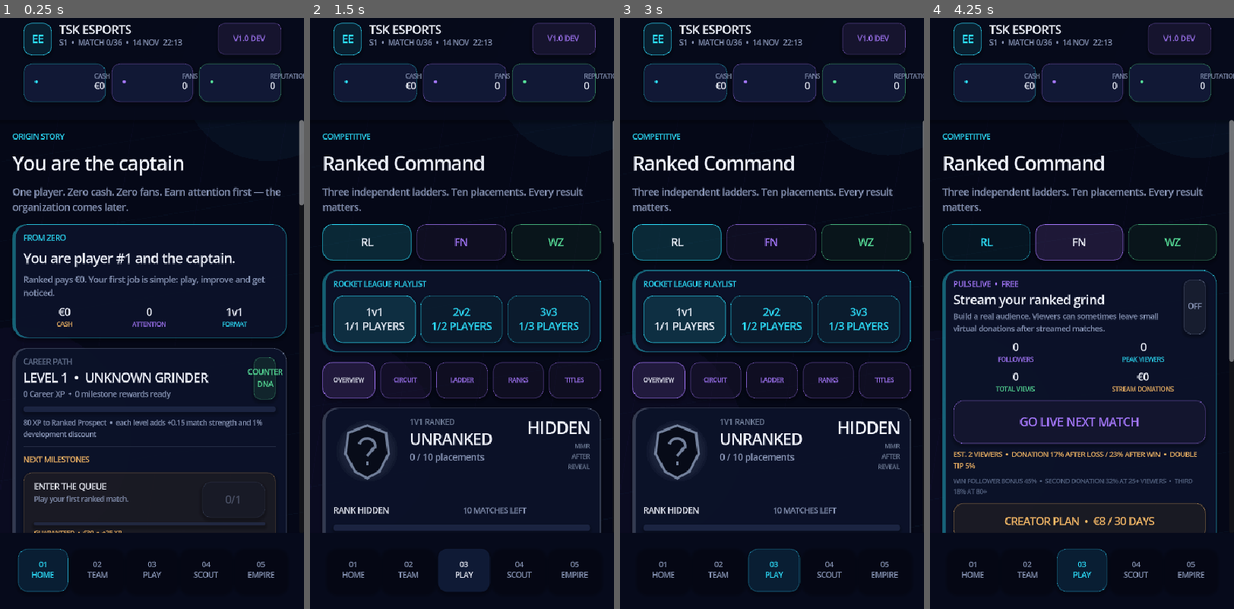
Above: before the commit, frames 1-4 (left to right).
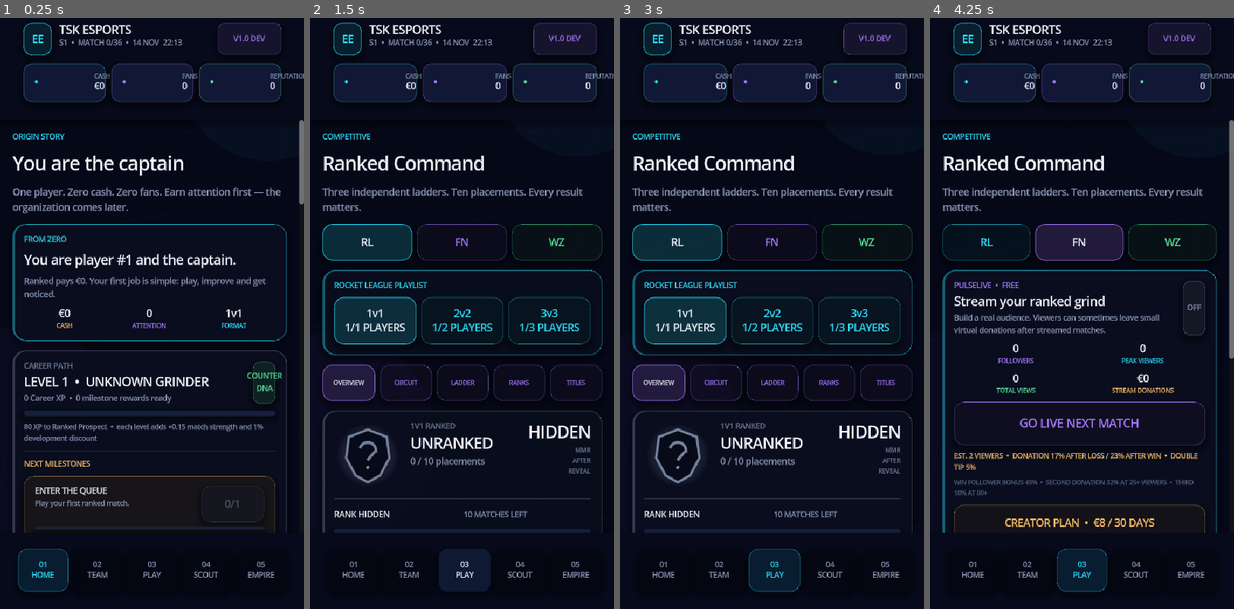
Above: after the commit, the same moments.

Repository: JasonTSKowner/E-Sport-Empire
Game: Godot game, scene res://scenes/Main.tscn
Two runs of this game, one before a commit and one after it. Both use one fixed random seed, a clock stepped at 60 frames per second and the inputs below.
Inputs:
- Up to frame 1 (0.25 s): no input
- Up to frame 2 (1.5 s): click "03 PLAY" at 0.5 s; click "03 PLAY" at 1.25 s
- Up to frame 3 (3 s): click "03 PLAY" at 2 s; click "RL" at 2.75 s
- Up to frame 4 (4.25 s): click "FN" at 3.5 s

The runs differ from the first frame. In frame 1, 8.9% of the frame differs, in the area x 4-100%, y 31-96%; in frame 2, 8.3%; in frame 3, 8.4%; in frame 4, 5.6%.

Commit message:
v1.1: polish global UI surfaces and controls

Diff:
--- a/scripts/ui_kit.gd
+++ b/scripts/ui_kit.gd
@@ -33,9 +33,9 @@
 	style.content_margin_right = 16.0
 	style.content_margin_top = 14.0
 	style.content_margin_bottom = 14.0
-	style.shadow_color = Color(0.0, 0.0, 0.0, 0.24)
-	style.shadow_size = 5
-	style.shadow_offset = Vector2(0.0, 3.0)
+	style.shadow_color = Color(0.0, 0.0, 0.0, 0.34)
+	style.shadow_size = 9
+	style.shadow_offset = Vector2(0.0, 5.0)
 	style.anti_aliasing = true
 	return style
 
@@ -45,9 +45,13 @@
 	var border := Color(0.24, 0.34, 0.62, 0.28)
 	if accent.a > 0.0:
 		border = Color(accent.r, accent.g, accent.b, 0.42)
-	var style := box(Color(0.045, 0.071, 0.16, 0.96), 20, border, 1)
+	var style := box(Color(0.035, 0.052, 0.115, 0.97), 18, border, 1)
+	style.content_margin_left = 17.0
+	style.content_margin_right = 17.0
+	style.content_margin_top = 16.0
+	style.content_margin_bottom = 16.0
 	if accent.a > 0.0:
-		style.border_width_left = 4
+		style.border_width_left = 3
 	panel.add_theme_stylebox_override("panel", style)
 	panel.size_flags_horizontal = Control.SIZE_EXPAND_FILL
 	panel.mouse_filter = Control.MOUSE_FILTER_PASS
@@ -96,13 +100,15 @@
 	node.add_theme_color_override("font_hover_color", TEXT)
 	node.add_theme_color_override("font_pressed_color", TEXT)
 	node.add_theme_color_override("font_disabled_color", Color(MUTED.r, MUTED.g, MUTED.b, 0.45))
-	var normal_color := Color(accent.r, accent.g, accent.b, 0.16 if filled else 0.07)
-	var normal_border := Color(accent.r, accent.g, accent.b, 0.72 if filled else 0.38)
+	var normal_color := Color(accent.r, accent.g, accent.b, 0.18 if filled else 0.055)
+	var normal_border := Color(accent.r, accent.g, accent.b, 0.78 if filled else 0.30)
 	var normal := box(normal_color, 14, normal_border, 1)
 	normal.content_margin_left = 16.0
 	normal.content_margin_right = 16.0
-	var hover := box(Color(accent.r, accent.g, accent.b, 0.26), 14, accent, 1)
-	var pressed := box(Color(accent.r, accent.g, accent.b, 0.36), 14, accent.lightened(0.12), 1)
+	var hover := box(Color(accent.r, accent.g, accent.b, 0.24), 14, Color(accent.r, accent.g, accent.b, 0.92), 1)
+	var pressed := box(Color(accent.r, accent.g, accent.b, 0.34), 12, accent.lightened(0.10), 2)
+	pressed.content_margin_top = 16.0
+	pressed.content_margin_bottom = 12.0
 	var disabled := box(Color(0.15, 0.18, 0.28, 0.25), 14, Color(0.3, 0.34, 0.46, 0.22), 1)
 	node.add_theme_stylebox_override("normal", normal)
 	node.add_theme_stylebox_override("hover", hover)
@@ -122,7 +128,7 @@
 	bar.show_percentage = false
 	bar.mouse_filter = Control.MOUSE_FILTER_IGNORE
 	bar.custom_minimum_size.y = height
-	var background := box(Color(0.18, 0.23, 0.39, 0.5), int(height / 2.0))
+	var background := box(Color(0.10, 0.14, 0.27, 0.82), int(height / 2.0))
 	background.content_margin_left = 0.0
 	background.content_margin_right = 0.0
 	background.content_margin_top = 0.0
